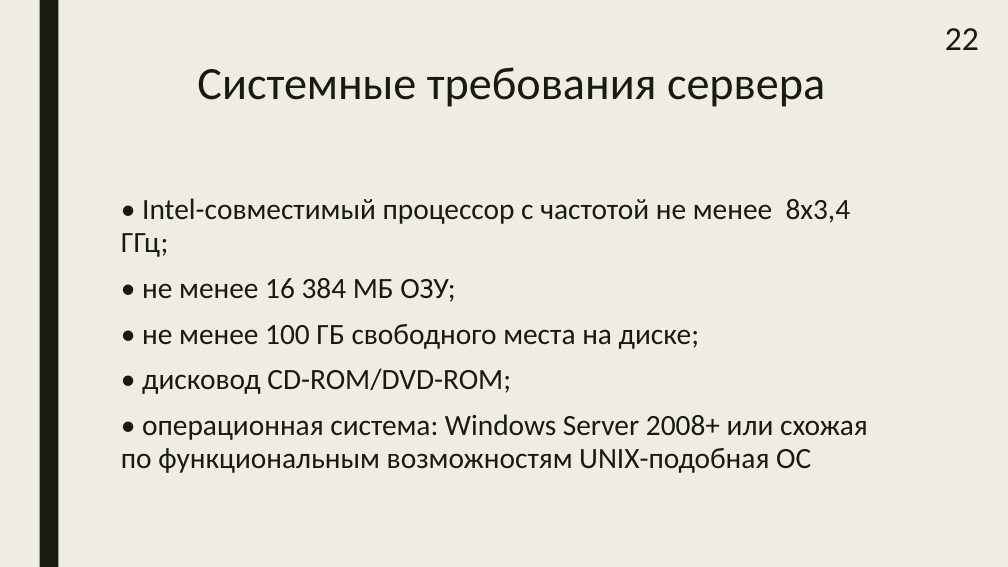
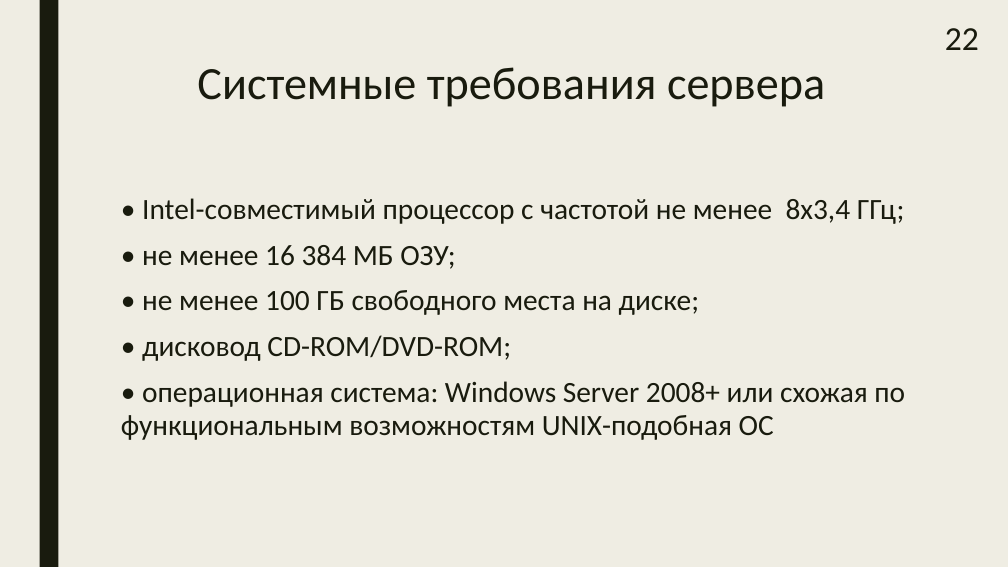
Before and after one commit to samarsky-canary/dragon, a slide deck: slide 22 of dizdocs/dipl_practise.pptx. Drawn at 1008x567 pixels with LibreOffice and Linux fonts; fonts in the diff are those of the drawing. Boxes give left, top, right and bottom in pixels: in the first picture for what was removed or moved away, otherwise in the second. Text is boxed around its words. In the diff, an @@ line names an element or a change of style, - is before the commit and + after.

```diff
--- a/dizdocs/dipl_practise.pptx
+++ b/dizdocs/dipl_practise.pptx
@@ text "• Intel-совместимый процессор с частотой ..." rewrapped from <box>121,198,868,473</box> to <box>121,198,905,440</box> @@
```
Also in this commit, not shown: 5 other slides changed.
